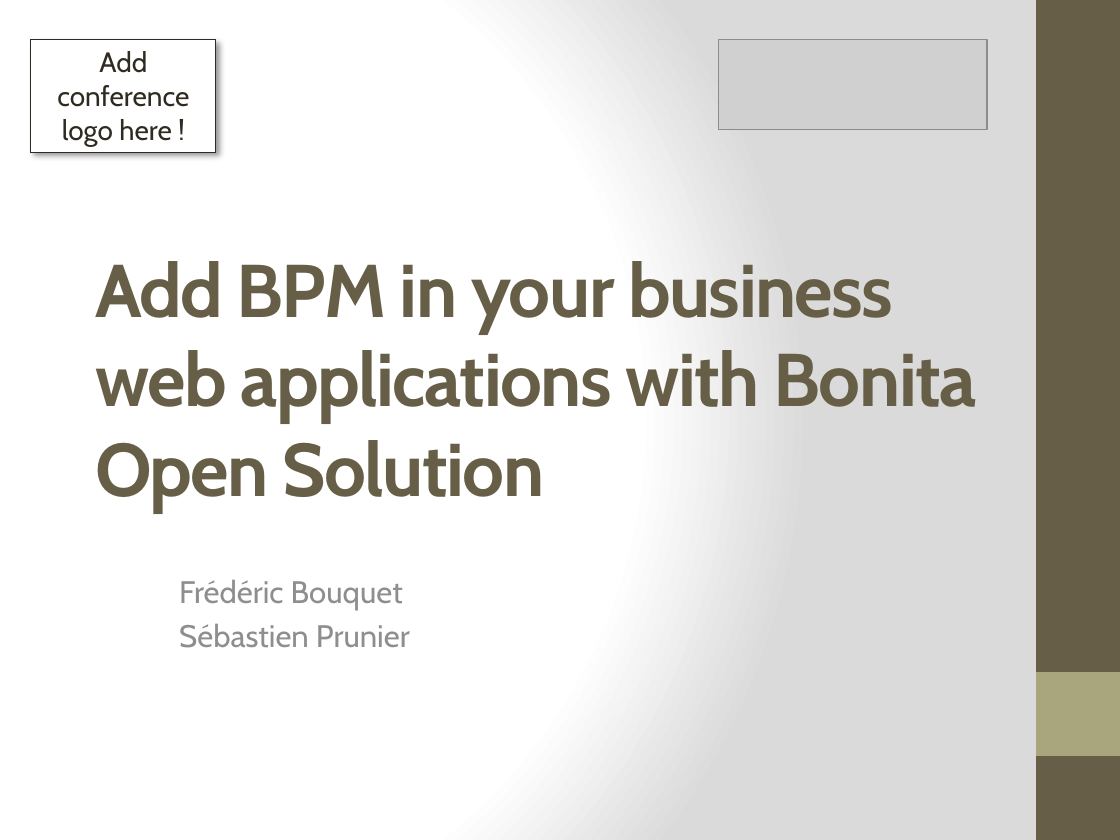
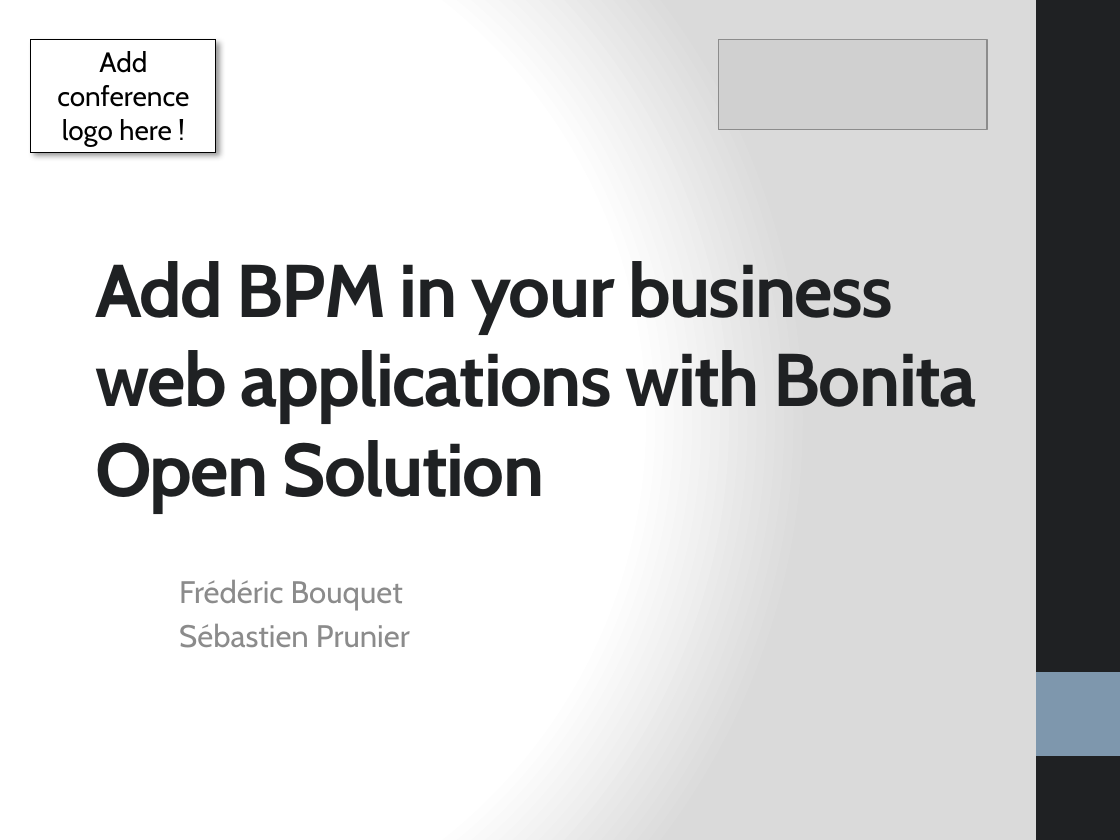
Before and after one commit to bouquetf/call-for-paper, a slide deck: slide 1 of slides/slides.pptx. Drawn at 1120x840 pixels with LibreOffice and Linux fonts; fonts in the diff are those of the drawing; grey boxes stand for pictures. Boxes give left, top, right and bottom in pixels: in the first picture for what was removed or moved away, otherwise in the second. Text is boxed around its words. In the diff, an @@ line names an element or a change of style, - is before the commit and + after.

Commit message:
changing style

```diff
--- a/slides/slides.pptx
+++ b/slides/slides.pptx
@@ rectangle at <box>1036,0,1120,840</box>: fill #675E47 to #1F2123 @@
@@ rectangle "Add conference logo here !" at <box>31,39,216,152</box>: text colour #2F2B20 to #000000; outline #2F2B20 0.75 pt to #000000 0.75 pt @@
@@ title "Add BPM in your business ..." at <box>95,261,977,512</box>: text colour #675E47 to #1F2123 @@
@@ rectangle at <box>1036,672,1120,756</box>: fill #A9A57C to #7E97AD @@
```
Also in this commit, not shown: 22 other slides changed.
